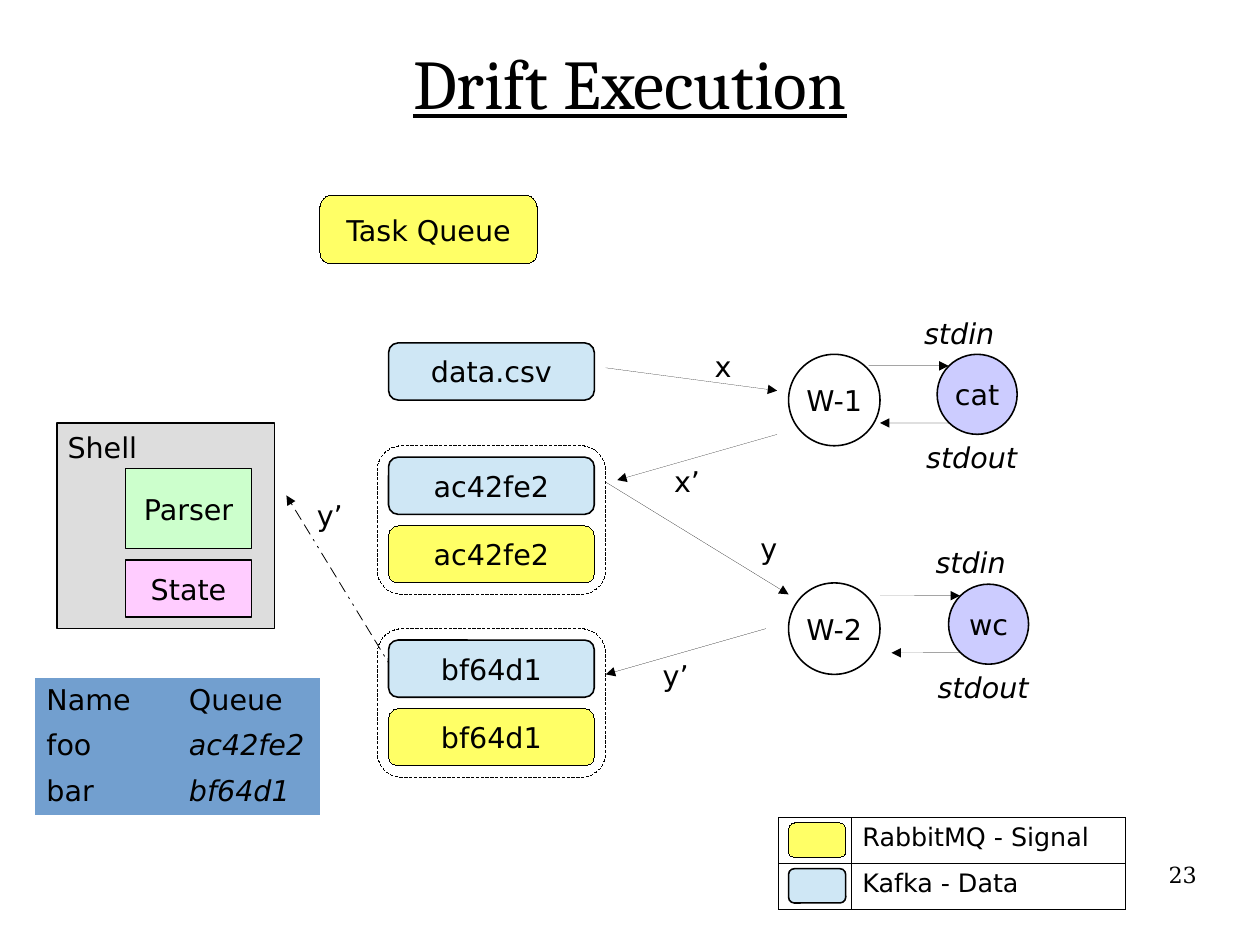
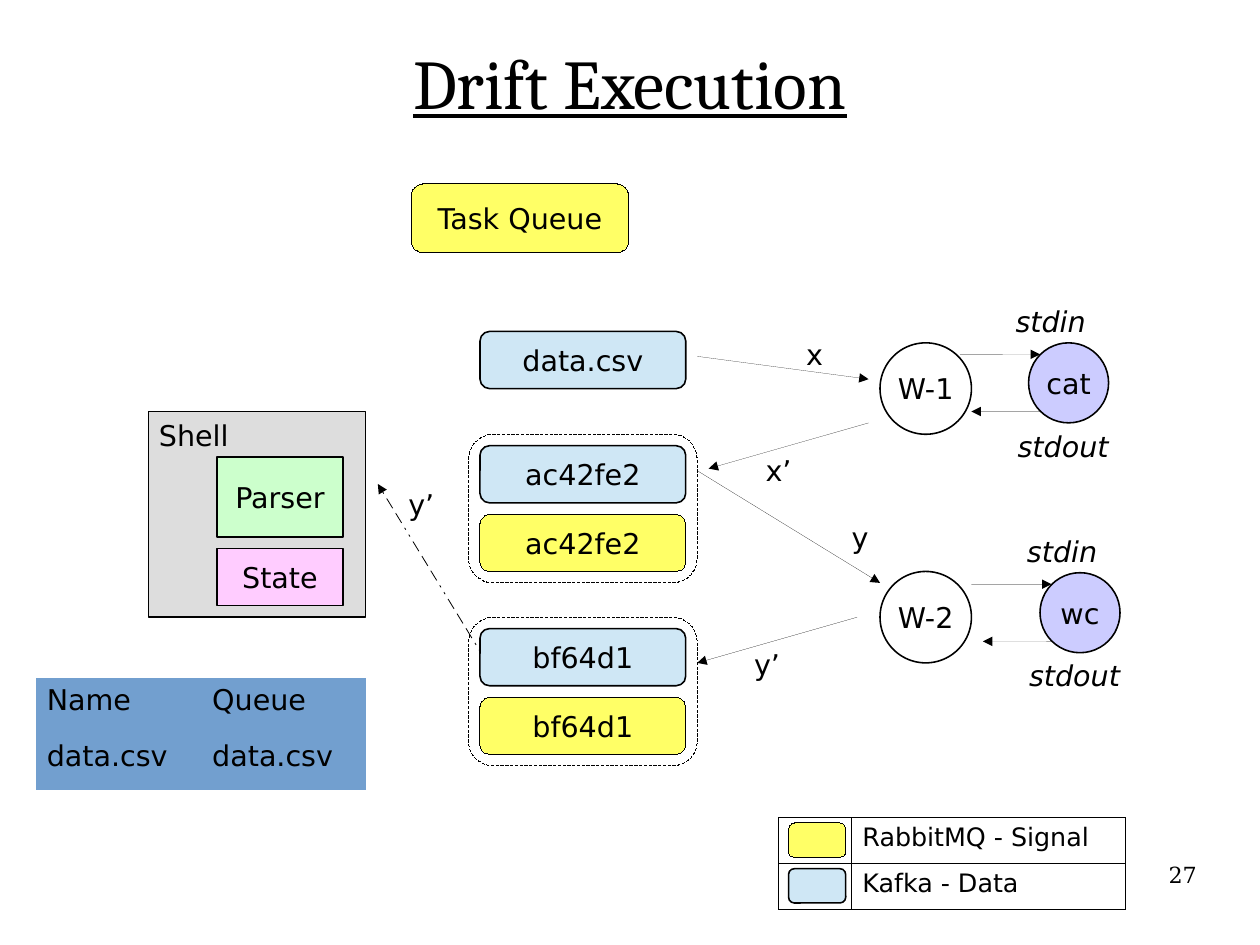
Before and after one commit to flange/drift-dev, a slide deck: slide 27 of presentation/hottopix/ht2.odp (slide 23 before the commit). Drawn at 1260x945 pixels with LibreOffice and Linux fonts; fonts in the diff are those of the drawing. Boxes give left, top, right and bottom in pixels: in the first picture for what was removed or moved away, otherwise in the second. Text is boxed around its words. In the diff, an @@ line names an element or a change of style, - is before the commit and + after.

```diff
--- a/presentation/hottopix/ht2.odp
+++ b/presentation/hottopix/ht2.odp
@@ 10 texts, 9 arrows, 8 rounded rectangles, 4 ellipses, 3 rectangles: place and size @@
-10 texts, 9 arrows, 8 rounded rectangles, 4 ellipses, 3 rectangles at (57,196,1029,777)
+10 texts, 9 arrows, 8 rounded rectangles, 4 ellipses, 3 rectangles at (149,184,1121,766)
@@ table at (35,678,367,790) @@
-row 2: foo | ac42fe2
-row 3: bar | bf64d1
+row 2: data.csv | data.csv
@@ table: place and size @@
-table at (35,678,321,813)
+table at (35,678,367,790)
@@ page number at (1169,866,1197,883): text changed @@
-23
+27
```
Also in this commit, not shown: 26 other slides changed, 6 slides added, 1 other file.
